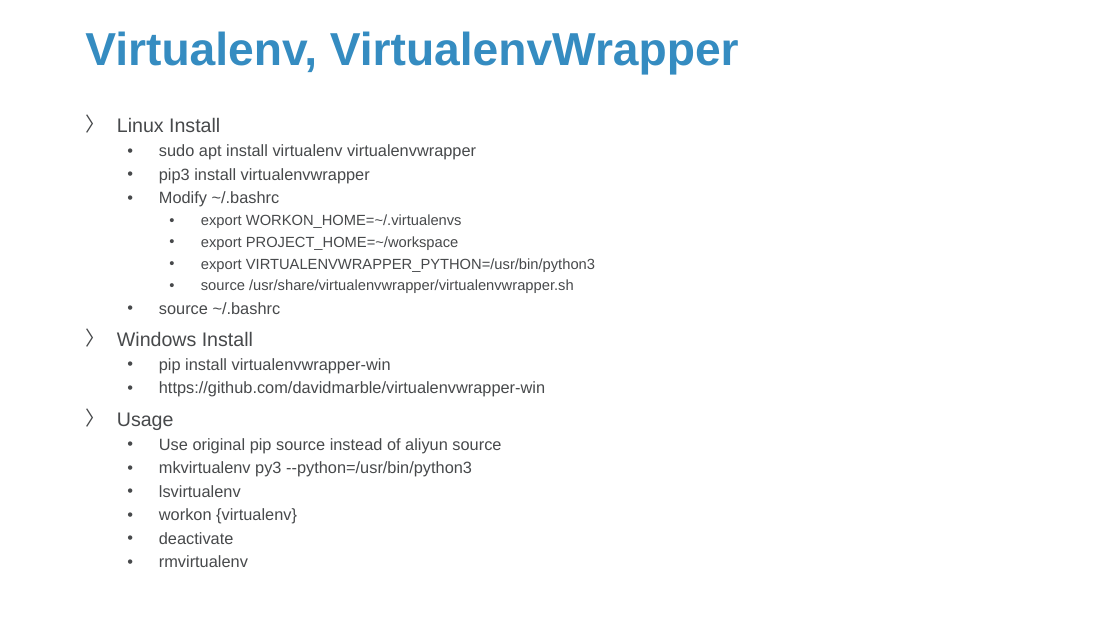
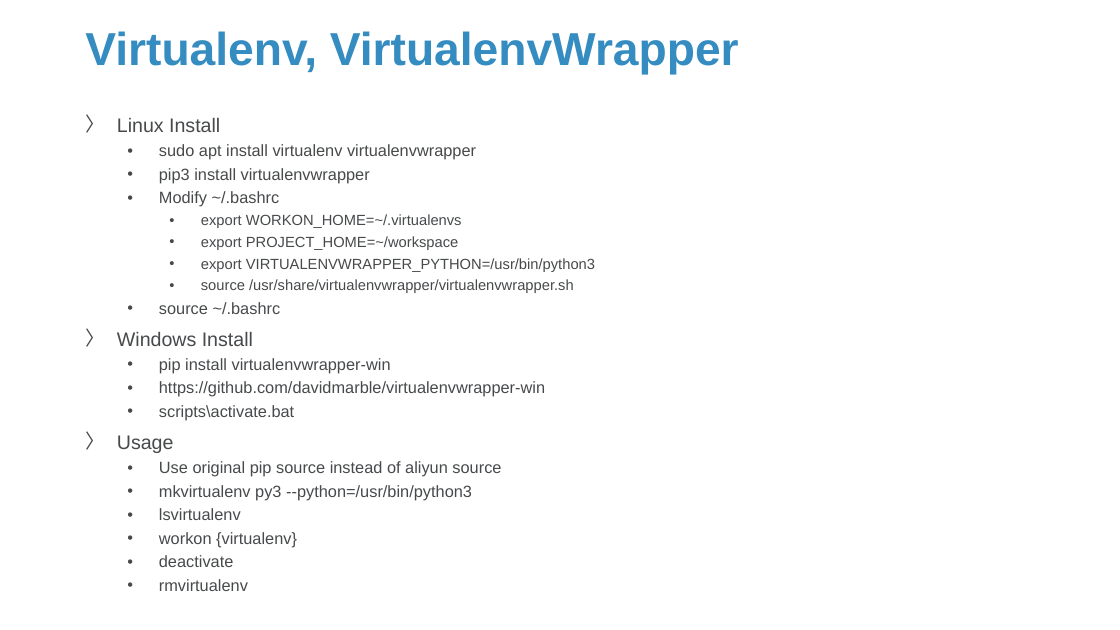
Before and after one commit to Sparks-Lu/TechNotes, a slide deck: slide 5 of Python/Python-Notes.pptx. Drawn at 1120x630 pixels with LibreOffice and Linux fonts; fonts in the diff are those of the drawing; background and template pictures are left out. Boxes give left, top, right and bottom in pixels: in the first picture for what was removed or moved away, otherwise in the second. Text is boxed around its words. In the diff, an @@ line names an element or a change of style, - is before the commit and + after.

```diff
--- a/Python/Python-Notes.pptx
+++ b/Python/Python-Notes.pptx
@@ text at (x1=159, y1=405, x2=294, y2=421): paragraph added @@
+  • scripts\activate.bat
```
Also in this commit, not shown: 8 other slides changed, 1 slide added, 8 other files.
